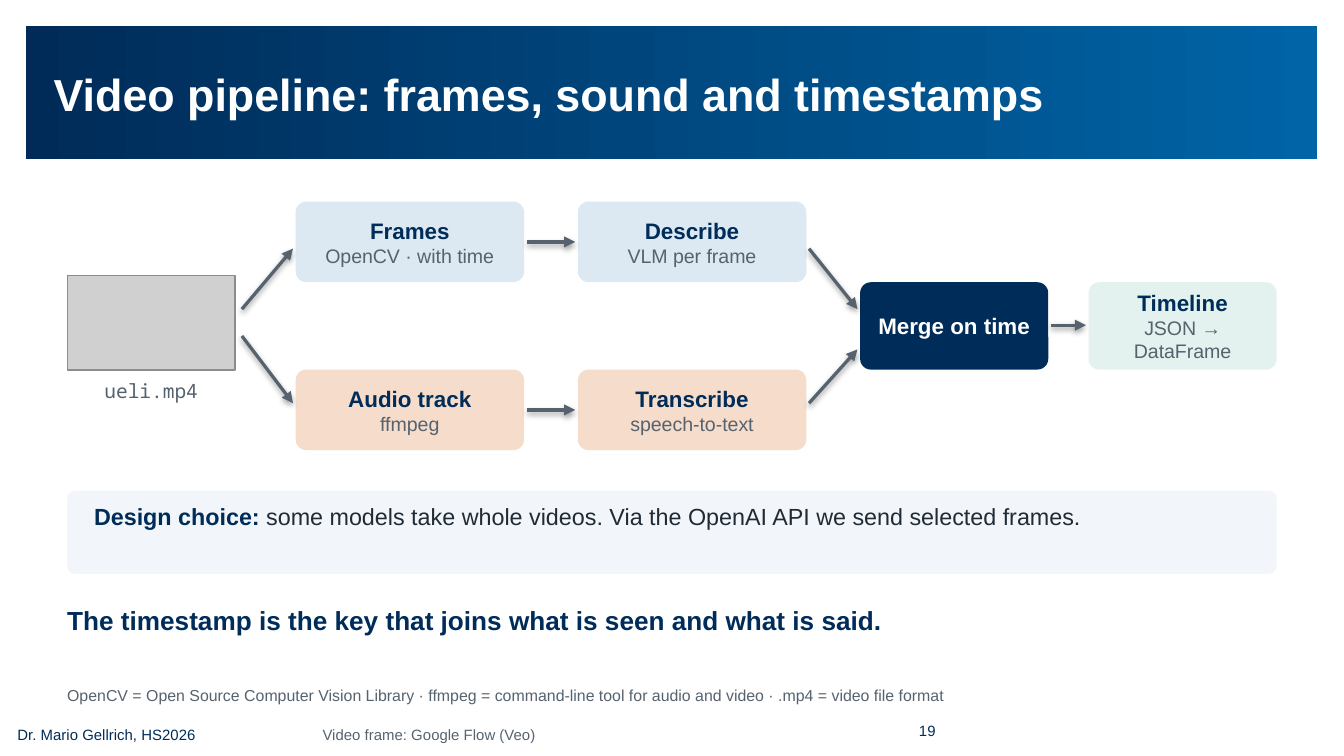
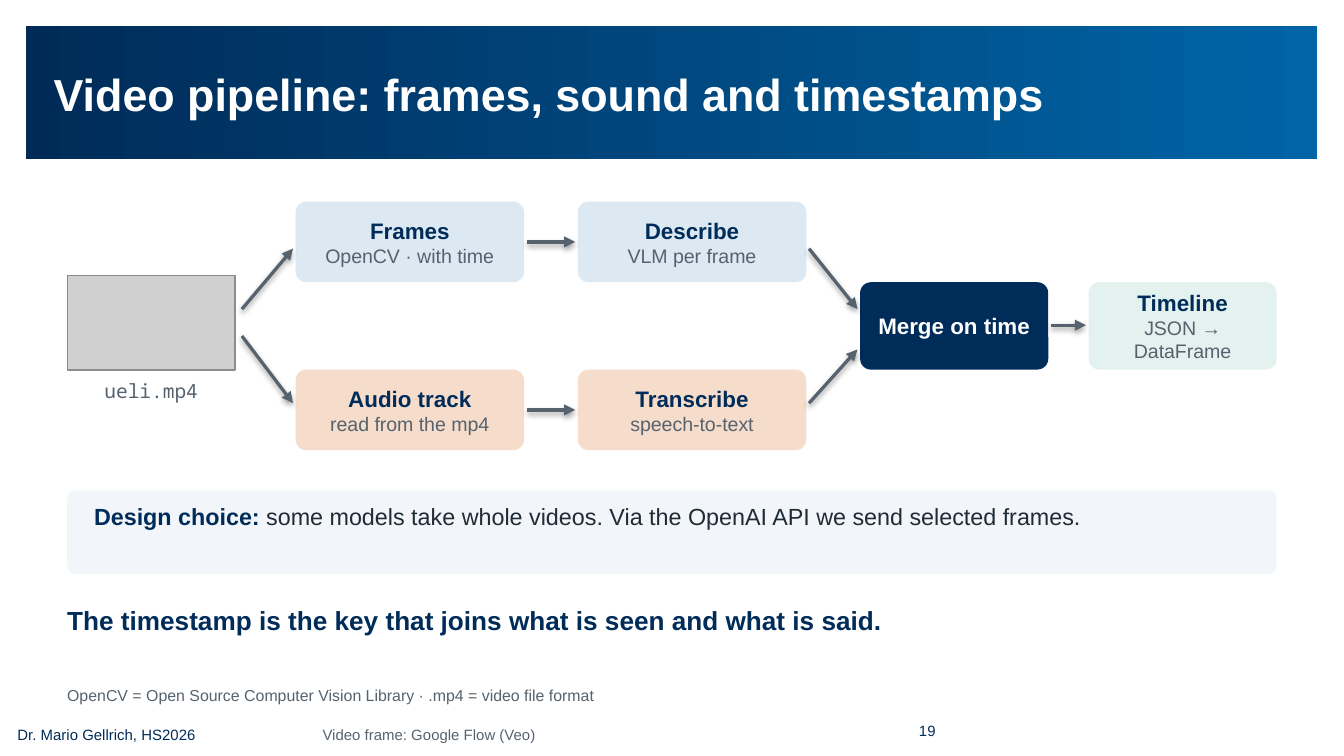
Before and after one commit to mario-gellrich-zhaw/multimodal_extraction_generation, a slide deck: slide 19 of slides/Slides_MSC_Data_Science_Week_13_EN_barrierefrei.pptx. Drawn at 1344x756 pixels with LibreOffice and Linux fonts; fonts in the diff are those of the drawing; grey boxes stand for pictures; background and template pictures are left out. Boxes give left, top, right and bottom in pixels: in the first picture for what was removed or moved away, otherwise in the second. Text is boxed around its words. In the diff, an @@ line names an element or a change of style, - is before the commit and + after.

```diff
--- a/slides/Slides_MSC_Data_Science_Week_13_EN_barrierefrei.pptx
+++ b/slides/Slides_MSC_Data_Science_Week_13_EN_barrierefrei.pptx
@@ text in rounded rectangle at bbox=[330, 417, 489, 435]: text changed @@
-ffmpeg
+read from the mp4
@@ text at bbox=[67, 689, 594, 705]: text changed @@
-OpenCV = Open Source Computer Vision Library · ffmpeg = command-line tool for audio and video · .mp4 = video file format
+OpenCV = Open Source Computer Vision Library · .mp4 = video file format
```
Also in this commit, not shown: 8 other slides changed, 7 other files.
